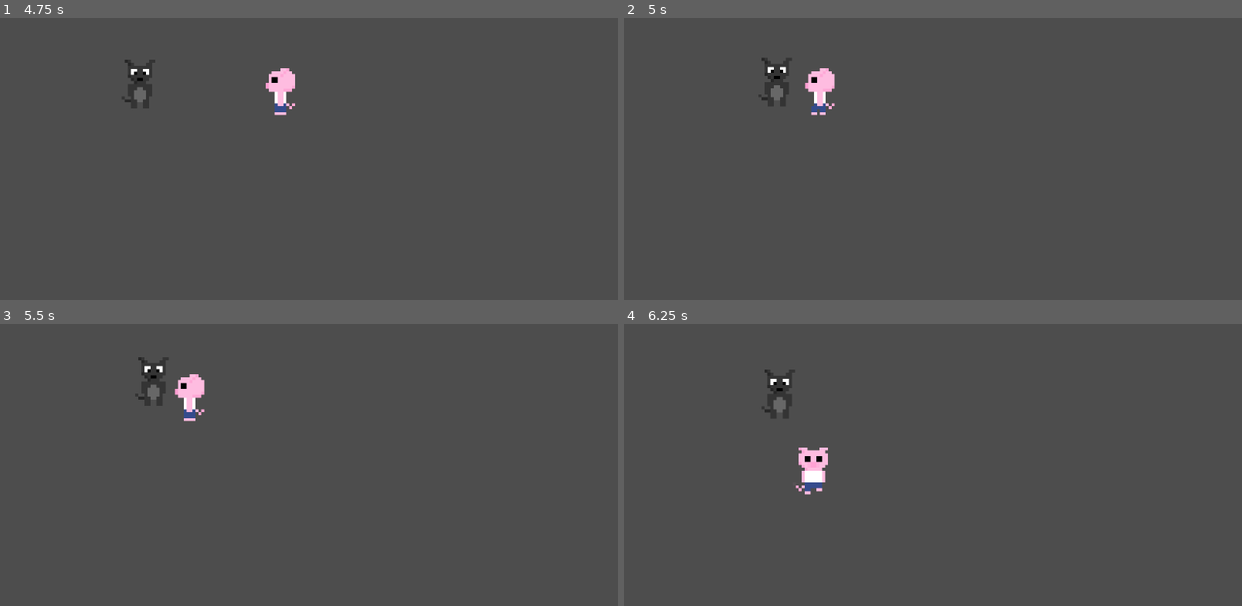
Above: before the commit, frames 1-4 (two rows, left to right).
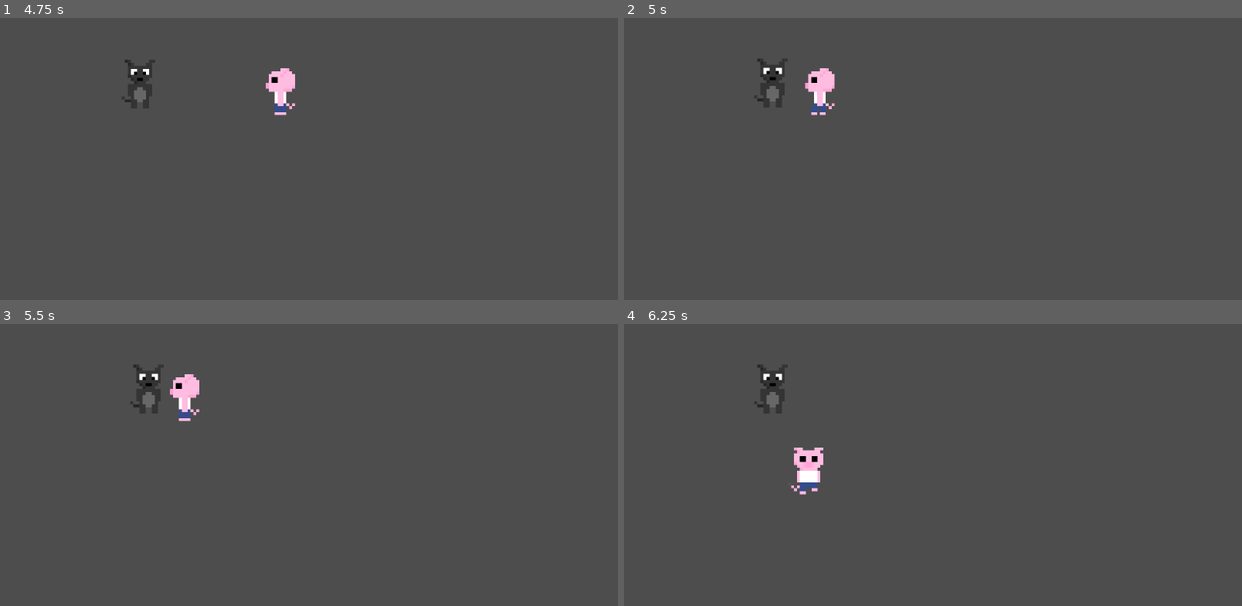
Above: after the commit, the same moments.

Repository: VeryVeryCoolName/atestathorror
Game: Godot game, scene res://Scenes/main_menu.tscn
Two runs of this game, one before a commit and one after it. Both use one fixed random seed, a clock stepped at 60 frames per second and the inputs below.
Inputs:
- Up to frame 1 (4.75 s): click "Play" at 0.5 s; tap Enter at 1.25 s; hold D (MoveRight) 1.28-2.03 s; tap Z (Attack) every 0.75 s from 1.35 to 4.35 s; hold S (MoveDown) 2.03-2.78 s; hold D (MoveRight) 2.78-3.53 s; hold W (MoveUp) 3.53-4.28 s; hold A (MoveLeft) from 4.28 s (still down)
- Up to frame 2 (5 s): keep holding A (MoveLeft)
- Up to frame 3 (5.5 s): keep holding A (MoveLeft); tap Z (Attack) at 5.1 s
- Up to frame 4 (6.25 s): release A (MoveLeft) at 5.78 s; hold S (MoveDown) from 5.78 s (still down); tap Z (Attack) at 5.85 s

Frame 1 is identical in both runs. In frame 2, 0.4% of the frame differs, in the area x 21-28%, y 14-32%; in frame 3, 1.0%; in frame 4, 1.1%, in the area x 21-33%, y 14-61%.

Commit message:
boss attack prototype

Diff:
--- a/Scripts/boss.gd
+++ b/Scripts/boss.gd
@@ -2,23 +2,29 @@
 
 var state = "idle"
 var player = null
+var distanceToPlayer = 1000
 var moveDirection = Vector2()
 var moveSpeed = 10000
 
+func _ready():
+	if is_inside_tree():
+		player = get_parent().get_node("PlayerCharacter")
+
 func _process(_delta):
-	if !player && is_inside_tree():
-		player = get_parent().get_node("PlayerCharacter")
 	if state == "idle" and player:
 		state = "move"
 	if state == "move":
-		#if distanceToPlayer() < 50:
-			#state = "attack"
 		var playerPosition = player.position
 		moveDirection.x = playerPosition.x - position.x
 		moveDirection.y = playerPosition.y - position.y
-		print(moveDirection.x)
-		print(moveDirection.y)
+		if moveDirection.length() < 200:
+			state = "attack"
+	if state == "attack":
+		attack()
+		state = "cooldown"
 	if state == "cooldown":
+		moveDirection = Vector2.ZERO
+		await get_tree().create_timer(0.5).timeout
 		state = "idle"
 	pass
 
@@ -27,5 +33,6 @@
 	move_and_slide()
 	pass
 
-func distanceToPlayer():
+func attack():
+	print("attack")
 	pass
